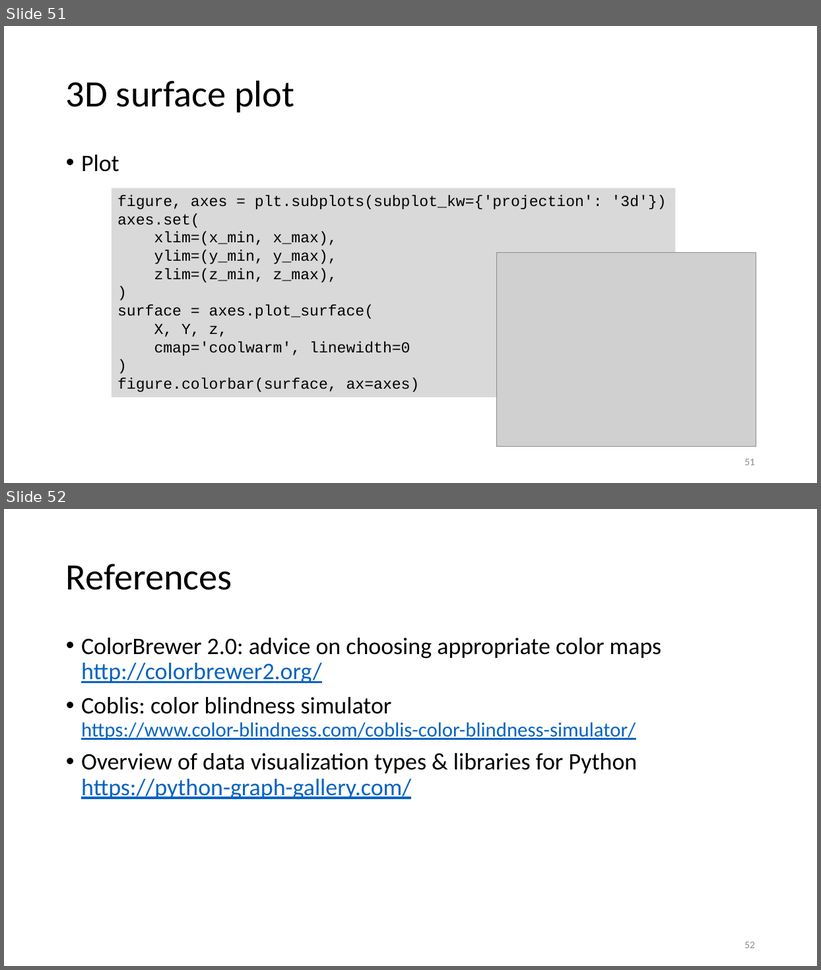
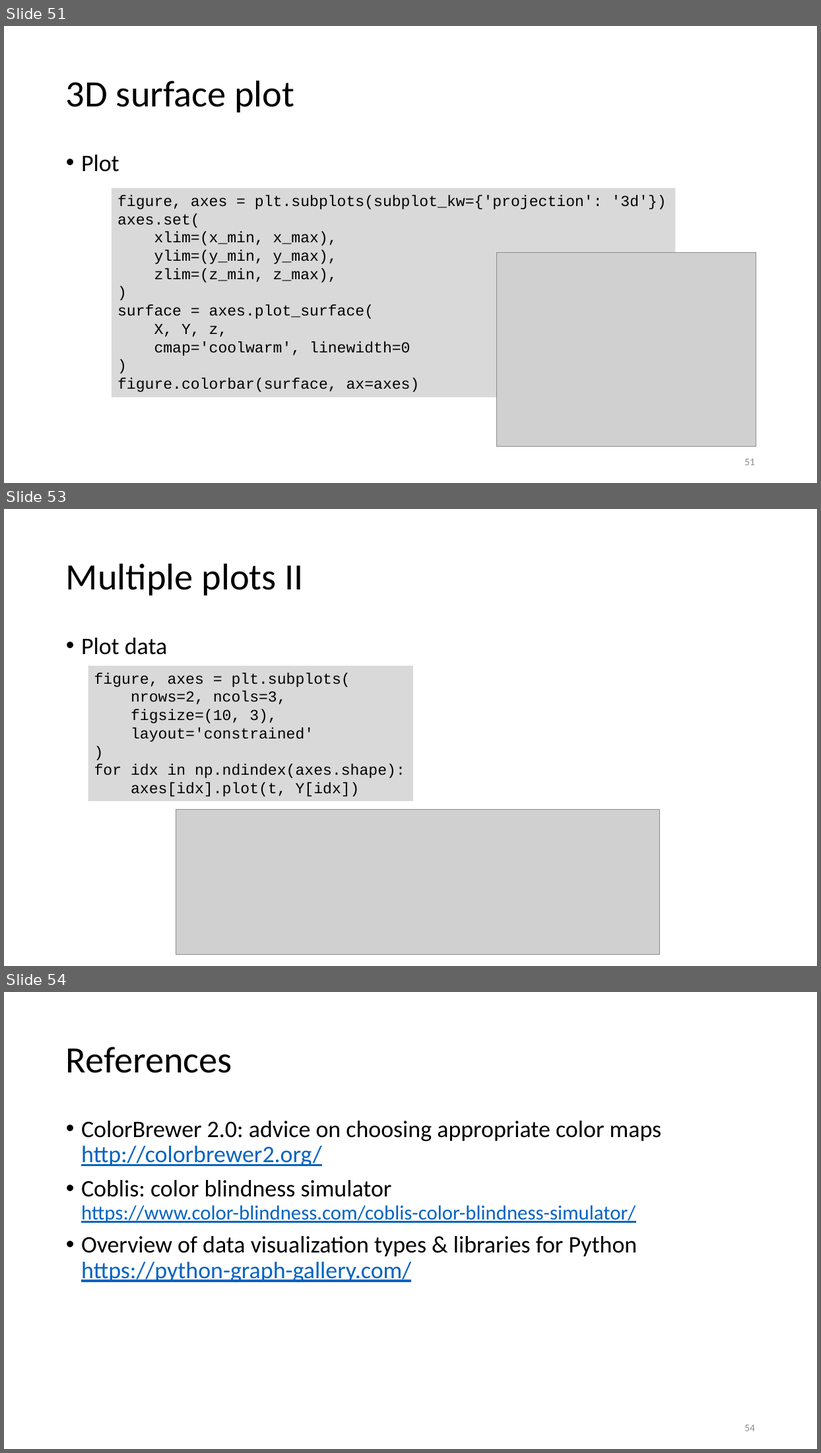
Before and after one commit to gjbex/Scientific-Python, a slide deck: scientific_python.pptx. Shown one above the other, each under a label of ours: slides 51 and 52 before the commit, slides 51, 53 and 54 after it; the slides between them are not shown. The pictures are 821x970 and 821x1453 pixels, drawn with LibreOffice and Linux fonts; fonts in the diff are those of the drawing; grey boxes stand for pictures. Boxes give left, top, right and bottom in pixels: in the first picture for what was removed or moved away, otherwise in the second. Text is boxed around its words. In the diff, an @@ line names an element or a change of style, - is before the commit and + after.

Commit message:
Add illustration of how to do subplots

```diff
--- a/scientific_python.pptx
+++ b/scientific_python.pptx
@@ slide 53 added at (4, 509, 817, 966), background #FFFFFF @@
@@ title added at (66, 563, 304, 595), 44 pt, text #000000 @@
+Multiple plots II
@@ text added at (81, 638, 168, 655), 28 pt, text #000000 @@
+• Plot data
@@ rectangle added at (88, 666, 413, 801), fill #D9D9D9, 18 pt, text #000000 @@
+figure, axes = plt.subplots(
+nrows=2, ncols=3,
+figsize=(10, 3),
+layout='constrained'
+)
+for idx in np.ndindex(axes.shape):
+axes[idx].plot(t, Y[idx])
@@ picture added at (176, 810, 660, 955) @@
@@ what was slide 52 is now slide 54 @@
@@ page number at (745, 1425, 755, 1432): text changed @@
-52
+54
```
Also in this commit, not shown: 1 other slide added, 3 other files.
